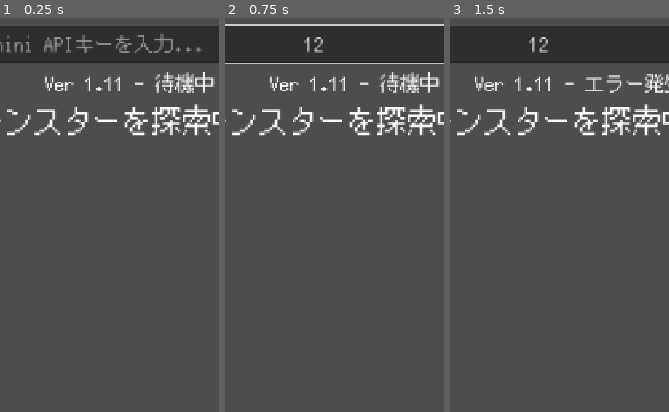
Above: before the commit, frames 1-3 (left to right).
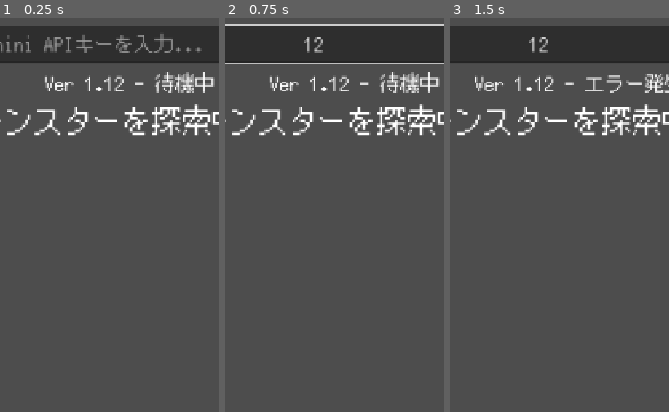
Above: after the commit, the same moments.

Repository: Usobanana/antigravity-aitest001
Game: Godot game, scene res://scenes/main.tscn
Same seed, same stepped clock (60 frames per second), same inputs: the game is played once before the commit and once after it.
Inputs (mouse positions are % of the whole screen's width and height, from its top left):
- Up to frame 1 (0.25 s): no input
- Up to frame 2 (0.75 s): click (41, 3) at 0.52 s; type "12" at 0.6 s
- Up to frame 3 (1.5 s): click "探索する" at 1.25 s
The pictures show only the part of the screen within x 21-71%, y 0-50%; the shares and areas given below are measured in that part.

The runs differ from the first frame. In frame 1, 0.1% of the frame differs, in the area x 52-57%, y 14-19%; in frame 2, 0.1%; in frame 3, less than 0.1%.

Commit message:
fix: implement auto-retry with multiple model candidates on 404 and update to Ver 1.12

Diff:
--- a/新しいゲームプロジェクト/scripts/ai_manager.gd
+++ b/新しいゲームプロジェクト/scripts/ai_manager.gd
@@ -7,12 +7,17 @@
 signal monster_generated(data: Dictionary)
 signal error_occurred(message: String)
 
+var _last_api_key = ""
+var _last_candidates = []
+var _current_model_index = 0
+
 func generate_monster(api_key: String):
 	if api_key.is_empty():
 		error_occurred.emit("APIキーが設定されていません。")
 		return
 
-	# デバッグ用: まずはモデルリストを取得してみる (疎通確認)
+	_last_api_key = api_key
+	# デバッグ用: まずはモデルリストを取得してみる
 	var list_url = "https://generativelanguage.googleapis.com/v1beta/models?key=" + api_key
 	var http_request = HTTPRequest.new()
 	add_child(http_request)
@@ -21,30 +26,35 @@
 
 func _on_debug_completed(result, response_code, headers, body, api_key):
 	var response_text = body.get_string_from_utf8()
-	var best_model = "models/gemini-1.5-flash" # デフォルト
 
+	_last_candidates = ["models/gemini-1.5-flash", "models/gemini-1.5-flash-latest", "models/gemini-1.5-pro", "models/gemini-pro"]
 	if response_code == 200:
 		var json = JSON.new()
 		var parse_err = json.parse(response_text)
 		if parse_err == OK:
 			var data = json.get_data()
-			var available_models = []
+			var available = []
 			if data.has("models"):
 				for m in data["models"]:
-					available_models.append(m["name"])
+					available.append(m["name"])
+			if available.size() > 0:
+				# 取得できた場合はそれも候補に加える（重複なし）
+				for m in available:
+					if not m in _last_candidates:
+						_last_candidates.append(m)
 
-			# 最適なモデルを順に探す
-			var candidates = ["models/gemini-1.5-flash", "models/gemini-1.5-flash-latest", "models/gemini-1.5-pro", "models/gemini-pro"]
-			for c in candidates:
-				if c in available_models:
-					best_model = c
-					break
+	_current_model_index = 0
+	_try_generate_with_current_model()
 
-	# 解析に失敗しても、デフォルトの best_model (1.5-flash) でモンスター生成へ進める
-	_actually_generate(api_key, best_model)
+func _try_generate_with_current_model():
+	if _current_model_index >= _last_candidates.size():
+		error_occurred.emit("すべてのモデルで生成に失敗しました(404等)。")
+		return
+
+	var model_path = _last_candidates[_current_model_index]
+	_actually_generate(_last_api_key, model_path)
 
 func _actually_generate(api_key: String, model_path: String):
-	# model_path は "models/gemini-1.5-flash" のような形式
 	var url = "https://generativelanguage.googleapis.com/v1beta/" + model_path + ":generateContent?key=" + api_key
 	var http_request = HTTPRequest.new()
 	add_child(http_request)
@@ -62,6 +72,12 @@
 	http_request.request(url, headers, HTTPClient.METHOD_POST, body_data)
 
 func _on_request_completed(result, response_code, headers, body):
+	# 404エラーの場合は、次のモデル候補でリトライしてみる
+	if response_code == 404 and _current_model_index < _last_candidates.size() - 1:
+		_current_model_index += 1
+		_try_generate_with_current_model()
+		return
+
 	var response_text = body.get_string_from_utf8()
 	if response_code != 200:
 		error_occurred.emit("生成エラー(" + str(response_code) + "): " + response_text.left(100))
@@ -75,6 +91,7 @@
 			var part = response["candidates"][0]["content"]["parts"][0]
 			if part.has("text"):
 				var content = part["text"]
+				# JSON抽出とパース
 				var inner_json = JSON.new()
 				var clean_content = content.replace("```json", "").replace("```", "").strip_edges()
 				var inner_err = inner_json.parse(clean_content)
--- a/新しいゲームプロジェクト/scripts/main.gd
+++ b/新しいゲームプロジェクト/scripts/main.gd
@@ -13,7 +13,7 @@
 @onready var key_prompt_button = $UI/KeyInputHBox/KeyPromptButton
 @onready var monster_image = $UI/MonsterInfo/MonsterImage
 const SAVE_PATH = "user://settings.cfg"
-const APP_VERSION = "Ver 1.11"
+const APP_VERSION = "Ver 1.12"
 const STYLE_PROMPT = "digital illustration, dark fantasy, epic, highly detailed, cinematic lighting, centered on solid dark background"
 
 var image_http_request: HTTPRequest
